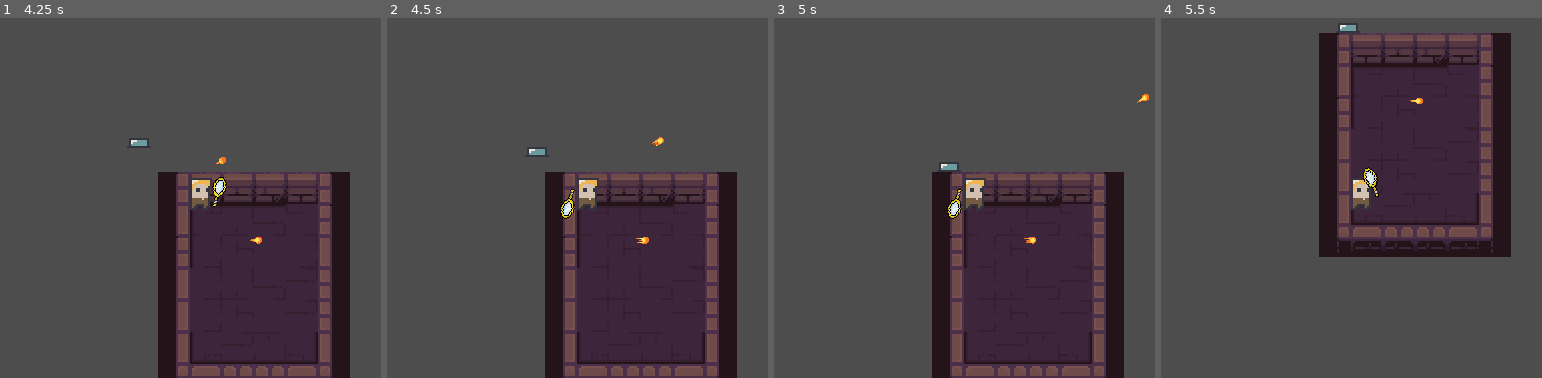
Above: before the commit, frames 1-4 (left to right).
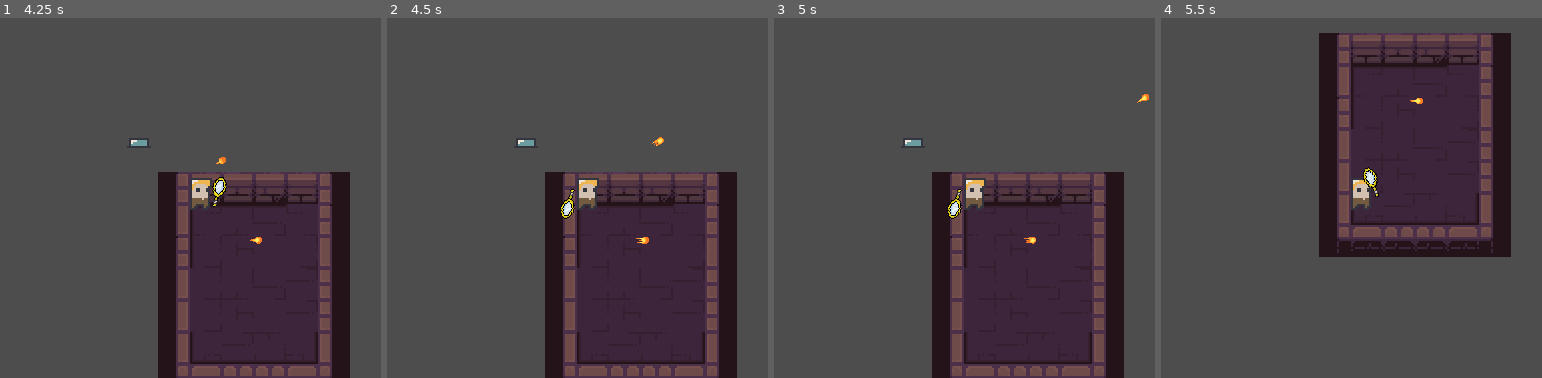
Above: after the commit, the same moments.

Repository: Z3BINI/mirror-attack
Game: Godot game, scene res://scenes/levels/test_level.tscn
Same seed, same stepped clock (60 frames per second), same inputs: the game is played once before the commit and once after it. The project has no main scene, so this scene is started directly.
Inputs (mouse positions are in pixels of both pictures, inside the frame that each line leads up to):
- Up to frame 1 (4.25 s): tap Enter at 0.5, 2 s; move the mouse to (339, 180) at 0.52 s; hold D (move_right) 0.53-1.28 s; tap F (dash) at 0.6, 2.1, 3.6 s; tap Space at 1.25, 2.75 s; move the mouse to (72, 216) at 1.27 s; hold S (move_down) 1.28-2.03 s; tap Shift (sprint) at 1.35, 2.85 s; move the mouse to (262, 118) at 2.02 s; hold D (move_right) 2.03-2.78 s; move the mouse to (167, 270) at 2.77 s; hold W (move_up) 2.78-3.53 s; move the mouse to (outside the picture) at 3.52 s; hold A (move_left) from 3.53 s (still down)
- Up to frame 2 (4.5 s): keep holding A (move_left); move the mouse to (394, 144) at 4.27 s; tap Shift (sprint) at 4.35 s
- Up to frame 3 (5 s): keep holding A (move_left)
- Up to frame 4 (5.5 s): move the mouse to (1393, 198) at 5.02 s; release A (move_left) at 5.03 s; hold S (move_down) from 5.03 s (still down); tap F (dash) at 5.1 s

Frame 1 is identical in both runs. In frame 2, 0.1% of the frame differs, in the area x 34-42%, y 33-39%; in frame 3, 0.1%; in frame 4, less than 0.1%.

Commit message:
Get distance to player and no approach over 40 units

Diff:
--- a/scripts/states/enemy_states/hostile.gd
+++ b/scripts/states/enemy_states/hostile.gd
@@ -19,8 +19,13 @@
 
 func physics_update(_delta):
 	var player_dir : Vector2 = (self_body.PLAYER.global_position - self_body.global_position).normalized()
+	var distance_to_player : float = (self_body.PLAYER.global_position - self_body.global_position).length()
 
 	self_body.velocity = self_body.velocity.move_toward(player_dir * CHASE_SPEED, 2)
+	if distance_to_player <= 40:
+		print(player_dir)
+		self_body.velocity = Vector2.ZERO
+
 
 	if has_shot == false:
 		shoot(player_dir)
